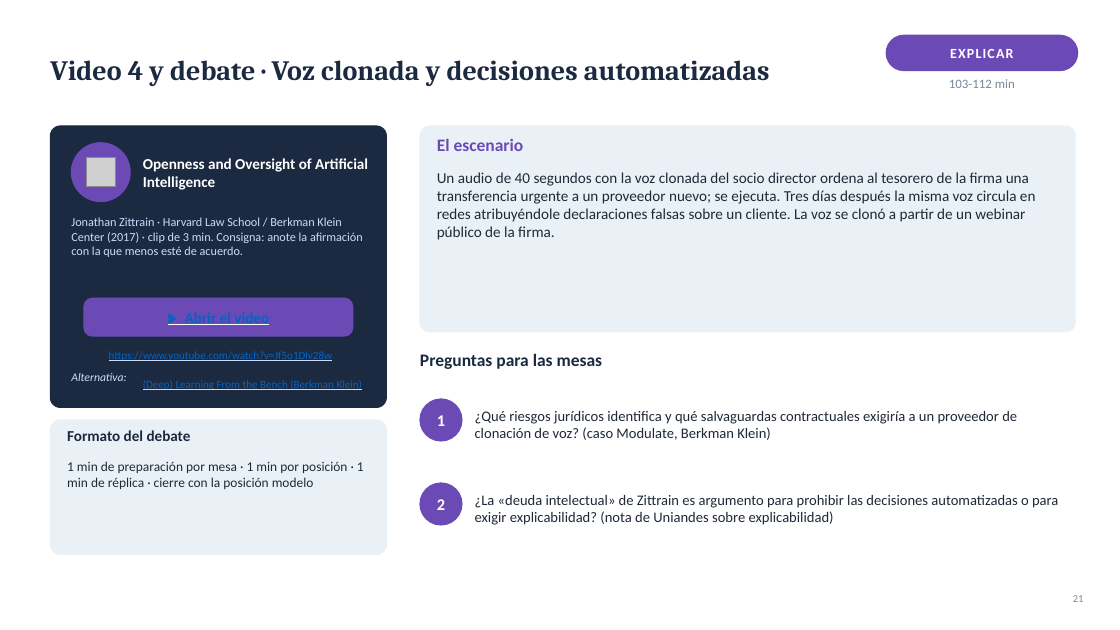
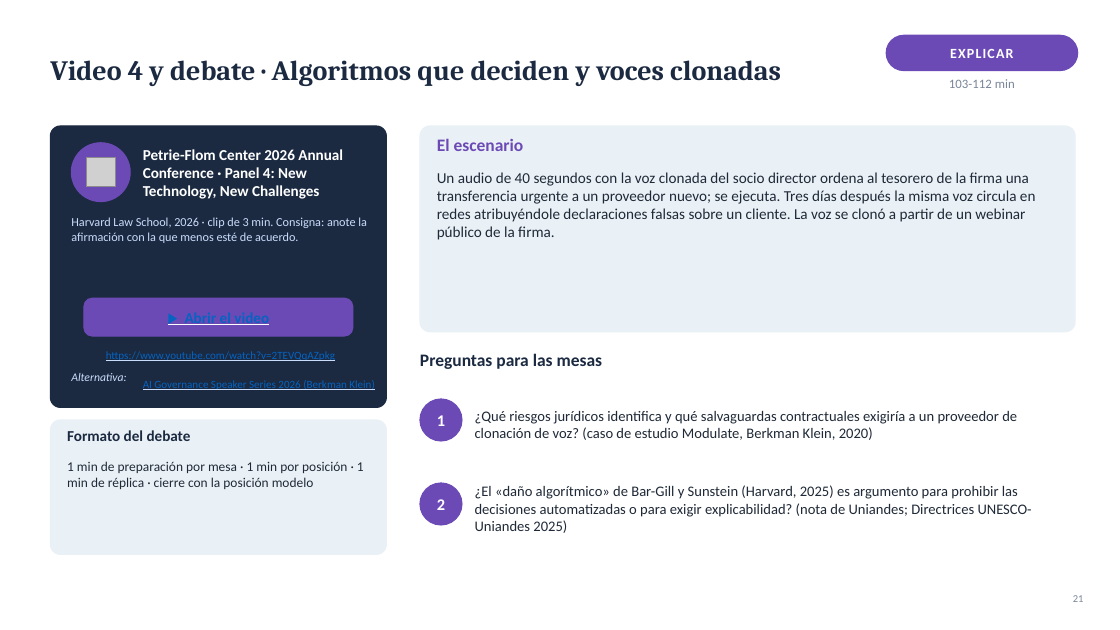
Before and after one commit to Arturoramos22/Arturoramos22, a slide deck: slide 21 of conferencia-derecho-tecnologia/DIAPOSITIVAS.pptx. Drawn at 1120x630 pixels with LibreOffice and Linux fonts; fonts in the diff are those of the drawing; grey boxes stand for pictures. Boxes give left, top, right and bottom in pixels: in the first picture for what was removed or moved away, otherwise in the second. Text is boxed around its words. In the diff, an @@ line names an element or a change of style, - is before the commit and + after.

```diff
--- a/conferencia-derecho-tecnologia/DIAPOSITIVAS.pptx
+++ b/conferencia-derecho-tecnologia/DIAPOSITIVAS.pptx
@@ text at (50, 60, 781, 86): text changed @@
-Video 4 y debate · Voz clonada y decisiones automatizadas
+Video 4 y debate · Algoritmos que deciden y voces clonadas
@@ text at (143, 149, 343, 199): text changed @@
-Openness and Oversight of Artificial Intelligence
+Petrie-Flom Center 2026 Annual Conference · Panel 4: New Technology, New Challenges
@@ text at (71, 217, 367, 243): text changed @@
-Jonathan Zittrain · Harvard Law School / Berkman Klein Center (2017) · clip de 3 min. Consigna: anote la afirmación con la que menos esté de acuerdo.
+Harvard Law School, 2026 · clip de 3 min. Consigna: anote la afirmación con la que menos esté de acuerdo.
@@ text at (106, 351, 335, 361): text changed @@
-https://www.youtube.com/watch?v=Jf5o1Dlv28w
+https://www.youtube.com/watch?v=2TEVQqAZpkg
@@ text at (143, 380, 374, 390): text changed @@
-(Deep) Learning From the Bench (Berkman Klein)
+AI Governance Speaker Series 2026 (Berkman Klein)
@@ text at (475, 411, 1017, 440): text changed @@
-¿Qué riesgos jurídicos identifica y qué salvaguardas contractuales exigiría a un proveedor de clonación de voz? (caso Modulate, Berkman Klein)
+¿Qué riesgos jurídicos identifica y qué salvaguardas contractuales exigiría a un proveedor de clonación de voz? (caso de estudio Modulate, Berkman Klein, 2020)
@@ text at (475, 485, 1032, 533): text changed @@
-¿La «deuda intelectual» de Zittrain es argumento para prohibir las decisiones automatizadas o para exigir explicabilidad? (nota de Uniandes sobre explicabilidad)
+¿El «daño algorítmico» de Bar-Gill y Sunstein (Harvard, 2025) es argumento para prohibir las decisiones automatizadas o para exigir explicabilidad? (nota de Uniandes; Directrices UNESCO-Uniandes 2025)
```
Also in this commit, not shown: 9 other slides changed, 6 other files.
